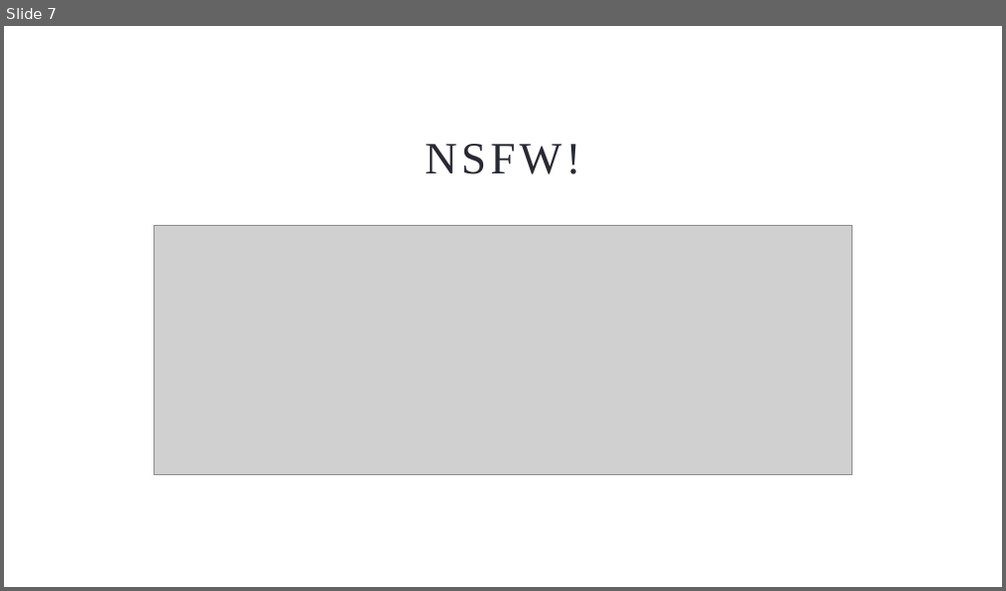
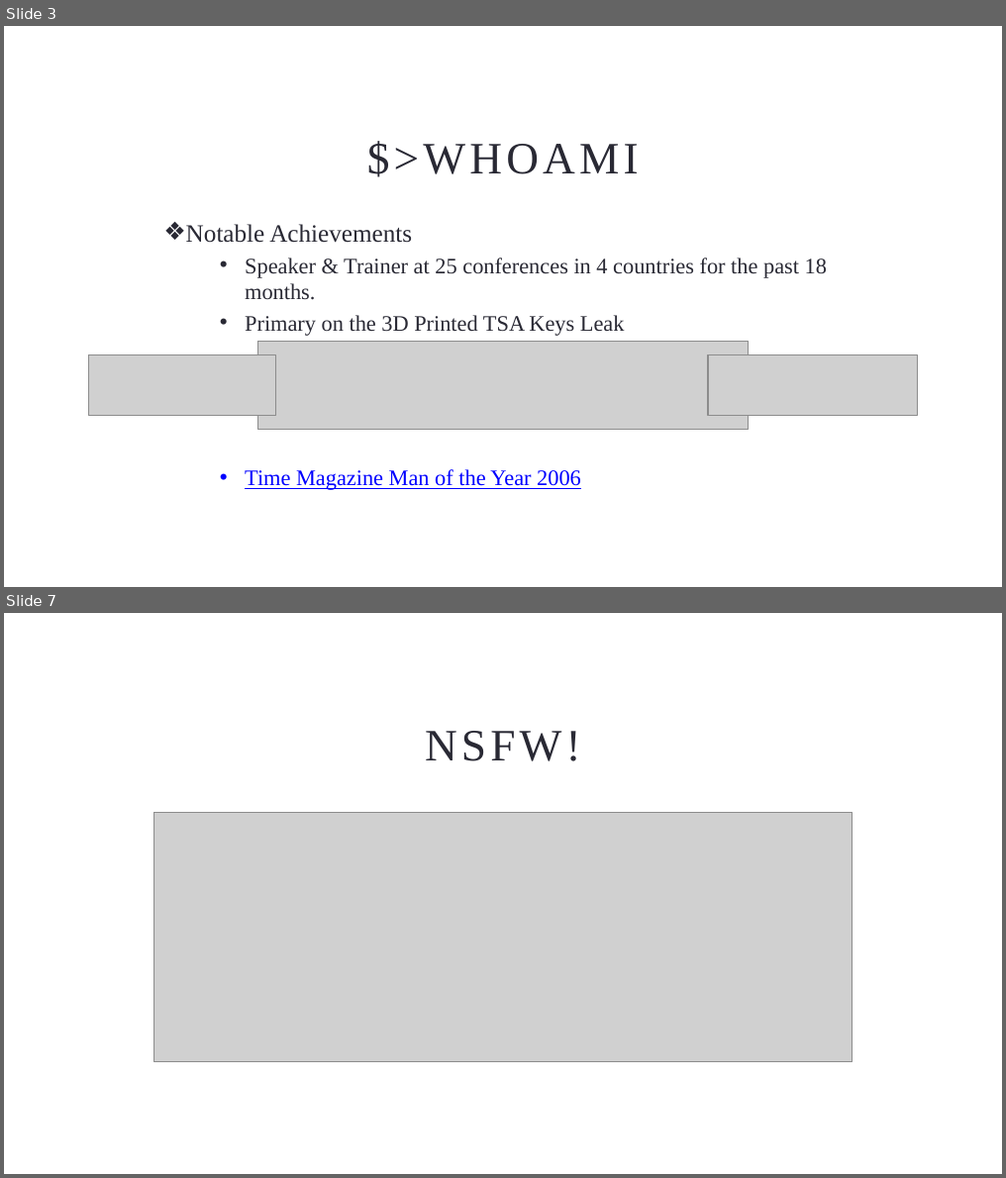
Before and after one commit to johnnyxmas/Talk_Decks, a slide deck: 2015/1993 BC Series/GET OFF MY LAN/1993 BC - Get Off My LAN (Hacking in the 90s)(FULL).pptx. Shown one above the other, each under a label of ours: slide 7 before the commit, slides 3 and 7 after it; the slides between them are not shown. The pictures are 1006x591 and 1006x1178 pixels, drawn with LibreOffice and Linux fonts; fonts in the diff are those of the drawing; grey boxes stand for pictures; background and template pictures are left out. Boxes give left, top, right and bottom in pixels: in the first picture for what was removed or moved away, otherwise in the second. Text is boxed around its words. In the diff, an @@ line names an element or a change of style, - is before the commit and + after.

Commit message:
Updates + Added HOPE 2016
Updated an old slide deck, and added the TSA Keys deck from HOPE XI

```diff
--- a/2015/1993 BC Series/GET OFF MY LAN/1993 BC - Get Off My LAN (Hacking in the 90s)(FULL).pptx
+++ b/2015/1993 BC Series/GET OFF MY LAN/1993 BC - Get Off My LAN (Hacking in the 90s)(FULL).pptx
@@ slide 3 added at [4,26,1002,587], background picture (left out) @@
@@ title added at [367,141,639,177], 32.4 pt, text #292934 @@
+$>WHOAMI
@@ text added at [186,224,827,490], 16 pt, text #292934 @@
+❖ Notable Achievements
+  • Speaker & Trainer at 25 conferences in 4 countries for the past 18 months.
+  • Primary on the 3D Printed TSA Keys Leak
+  • Time Magazine Man of the Year 2006
@@ picture added at [257,342,748,430] @@
@@ picture added at [89,356,275,416] @@
@@ picture added at [708,356,917,415] @@
```
Also in this commit, not shown: 15 slides changed, 1 slide removed, 5 other files.
